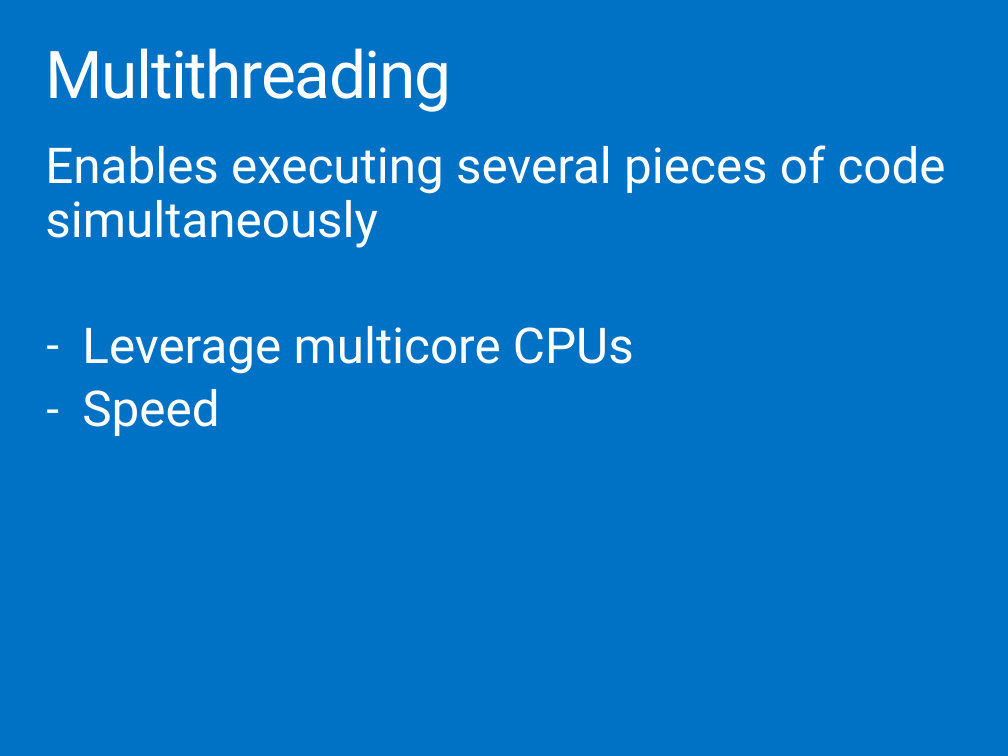
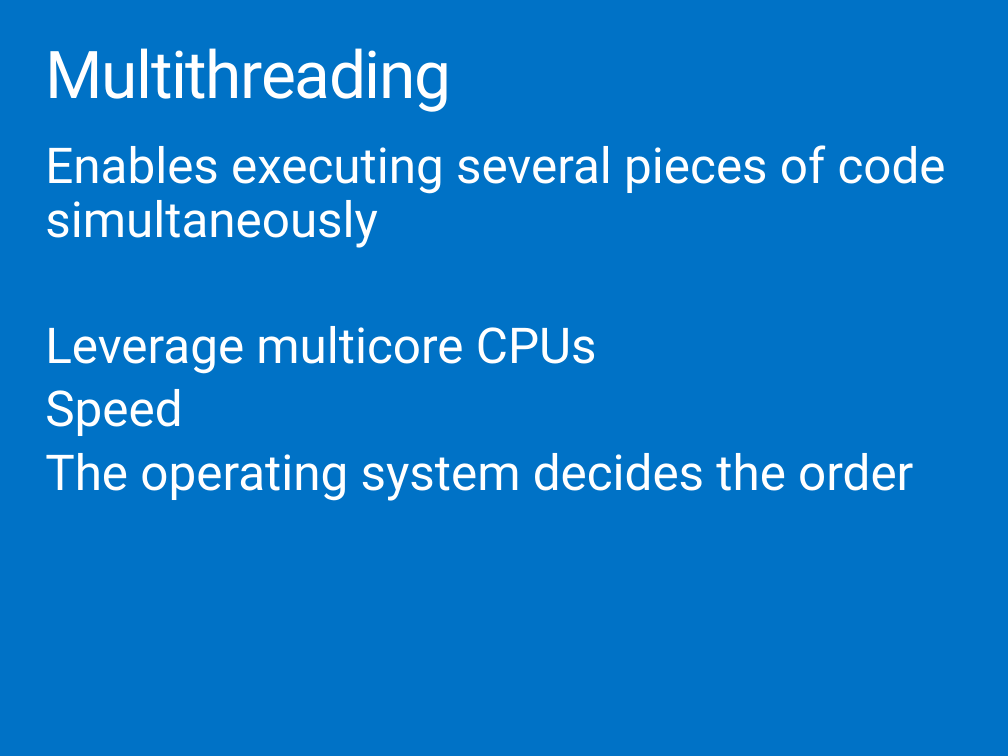
Before and after one commit to ondfisk/BDSA2017, a slide deck: slide 3 of Slides/Lecture06 - Asynchronous and Parallel Programming in CSharp.pptx. Drawn at 1008x756 pixels with LibreOffice and Linux fonts; fonts in the diff are those of the drawing. Boxes give left, top, right and bottom in pixels: in the first picture for what was removed or moved away, otherwise in the second. Text is boxed around its words. In the diff, an @@ line names an element or a change of style, - is before the commit and + after.

```diff
--- a/Slides/Lecture06 - Asynchronous and Parallel Programming in CSharp.pptx
+++ b/Slides/Lecture06 - Asynchronous and Parallel Programming in CSharp.pptx
@@ text at (45,326,597,436): bullet - to none @@
@@ text at (45,453,913,501): paragraph added @@
+The operating system decides the order
```
Also in this commit, not shown: 5 other files.
